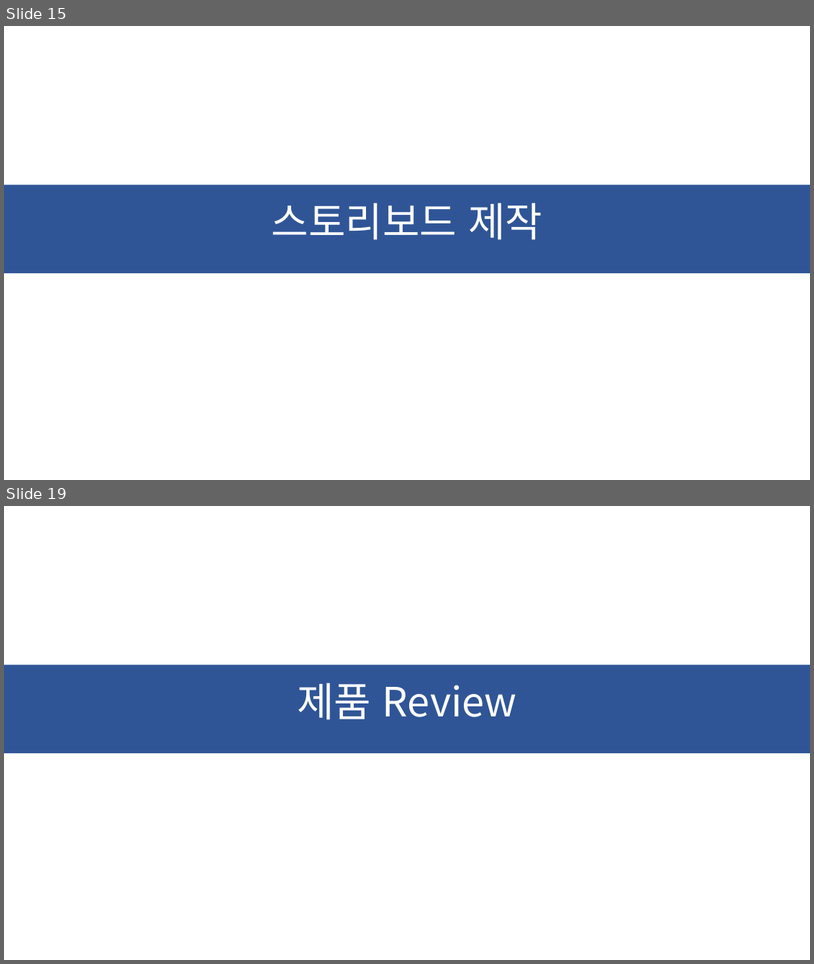
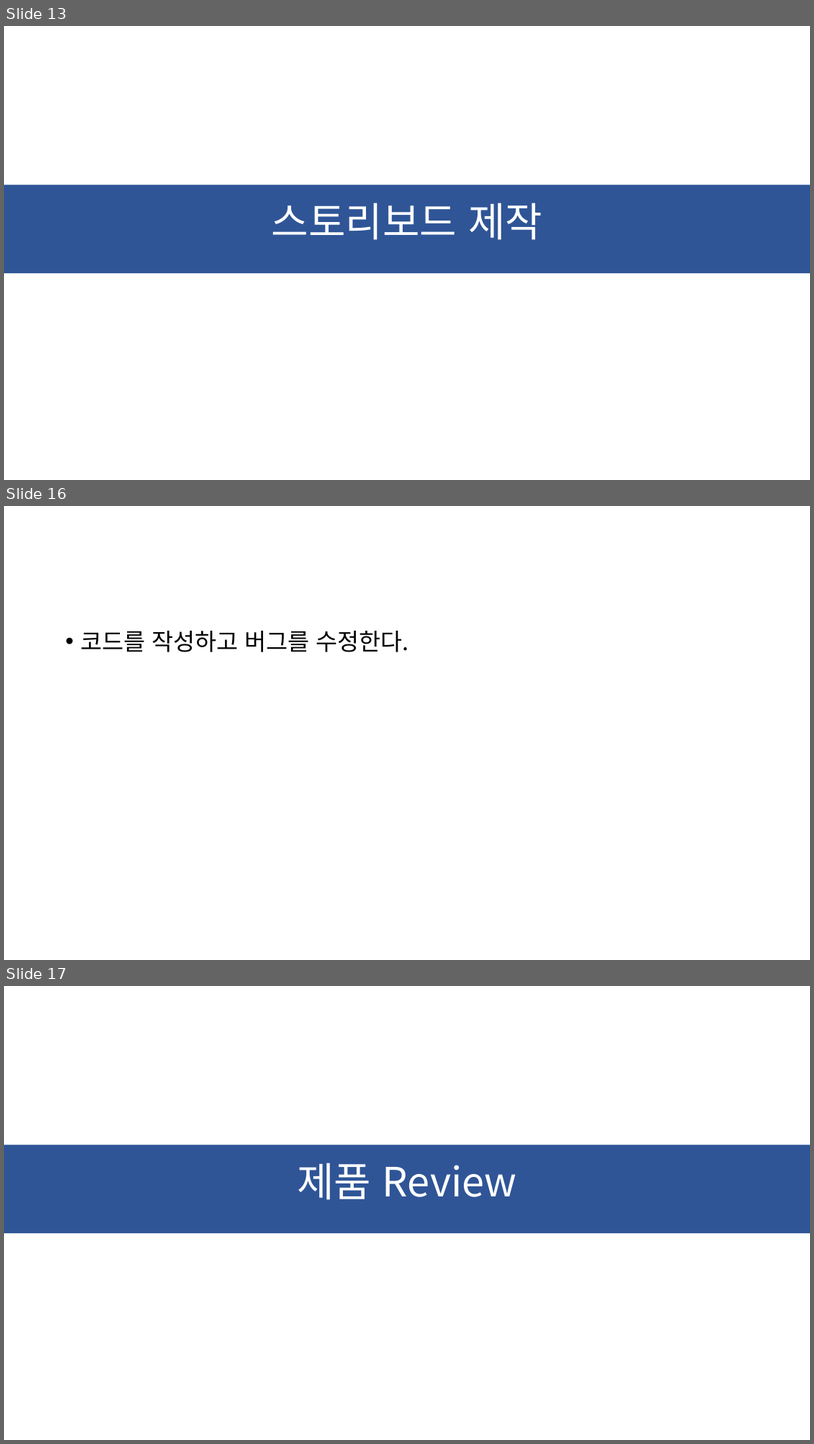
Before and after one commit to ChaeSung-Lee/DJ_InternShip, a slide deck: Project_BnC.pptx. Shown one above the other, each under a label of ours: slides 15 and 19 before the commit, slides 13, 16 and 17 after it; the slides between them are not shown. The pictures are 814x964 and 814x1444 pixels, drawn with LibreOffice and Linux fonts; fonts in the diff are those of the drawing. Boxes give left, top, right and bottom in pixels: in the first picture for what was removed or moved away, otherwise in the second. Text is boxed around its words. In the diff, an @@ line names an element or a change of style, - is before the commit and + after.

```diff
--- a/Project_BnC.pptx
+++ b/Project_BnC.pptx
@@ slide 16 added at box(4, 506, 810, 960), background #FFFFFF @@
@@ text added at box(80, 631, 409, 652), 28 pt, text #000000 @@
+• 코드를 작성하고 버그를 수정한다.
@@ what was slide 15 is now slide 13 @@
@@ what was slide 19 is now slide 17 @@
```
Also in this commit, not shown: 2 slides changed, 7 other slides added, 10 slides removed.
